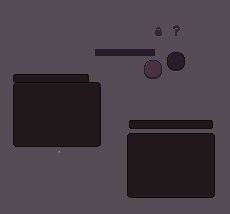
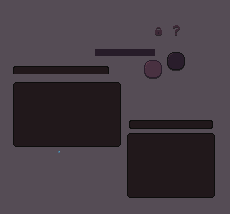
Comparing the layer stacks of the two 230x214 images. Changes:
painted on "InventoryInfoTitleContainer.png" over [13, 66, 109, 82]
painted on "InventoryInfoContainer.png" over [99, 82, 121, 147]
